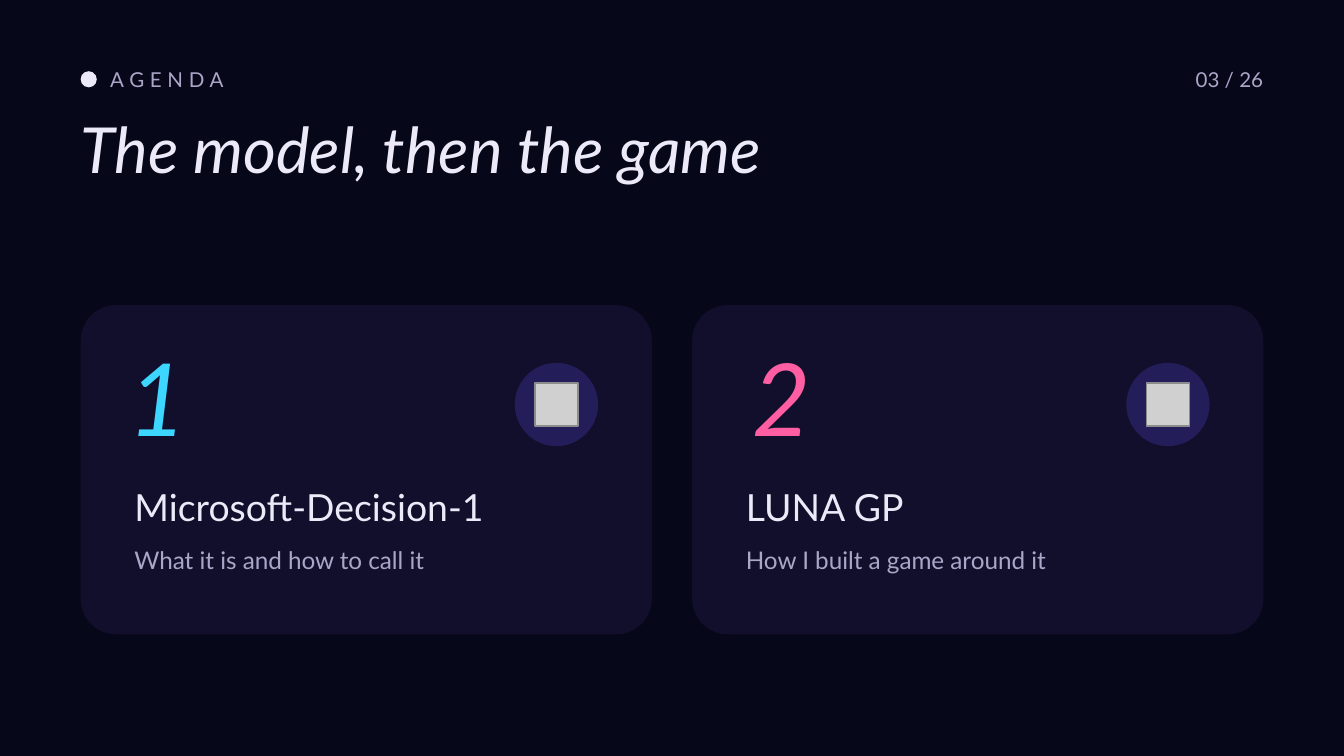
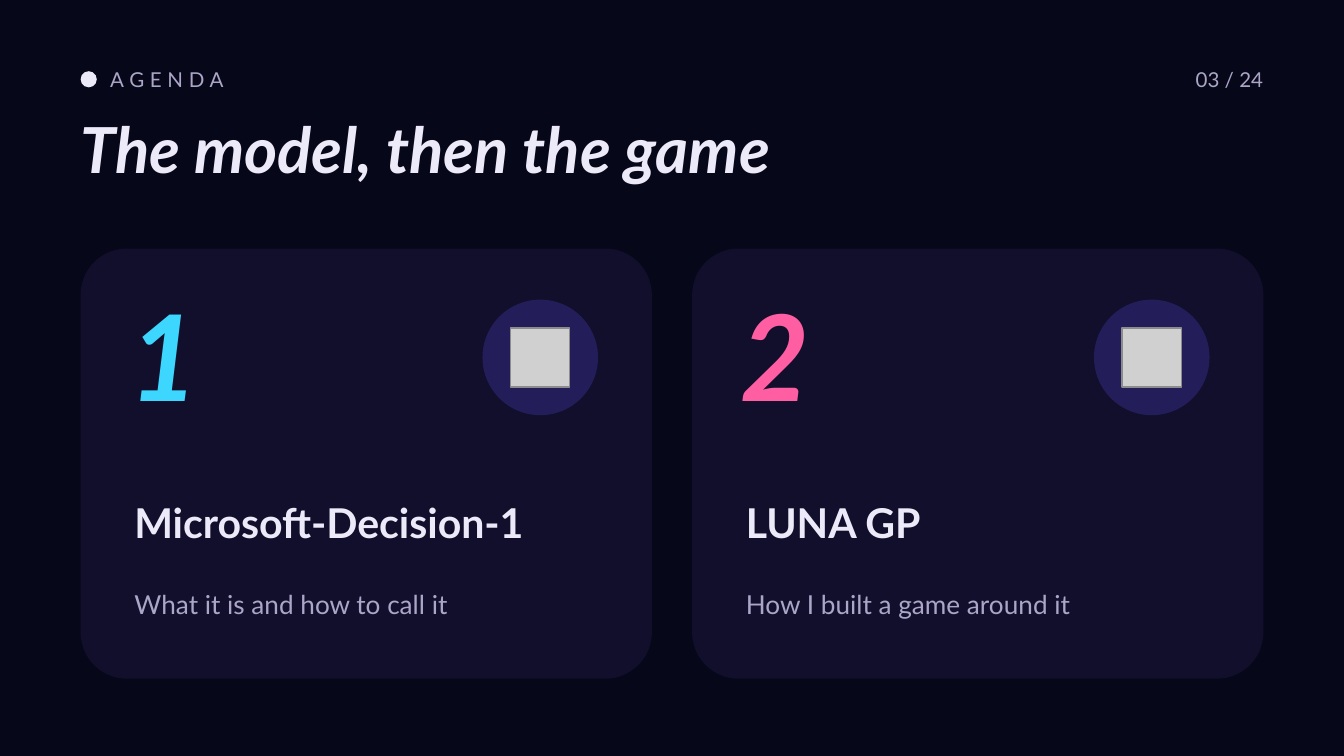
Before and after one commit to roryp/racing, a slide deck: slide 3 of docs/luna-gp-deck.pptx. Drawn at 1344x756 pixels with LibreOffice and Linux fonts; fonts in the diff are those of the drawing; grey boxes stand for pictures. Boxes give left, top, right and bottom in pixels: in the first picture for what was removed or moved away, otherwise in the second. Text is boxed around its words. In the diff, an @@ line names an element or a change of style, - is before the commit and + after.

Commit message:
Update luna-gp presentation deck with latest revisions

```diff
--- a/docs/luna-gp-deck.pptx
+++ b/docs/luna-gp-deck.pptx
@@ text at [1196,72,1263,87]: text changed @@
-03 / 26
+03 / 24
@@ text "The model, then the game" at [81,126,770,185]: bold on @@
@@ rounded rectangle: place and size @@
-rounded rectangle at [81,305,652,634]
+rounded rectangle at [81,249,652,679]
@@ rounded rectangle: place and size @@
-rounded rectangle at [692,305,1263,634]
+rounded rectangle at [692,249,1263,679]
@@ text "1" at [129,314,198,401]: size 54 to 64 pt, bold on @@
@@ text "1": place and size @@
-text "1" at [129,363,187,436]
+text "1" at [129,314,198,401]
@@ text "2": place and size @@
-text "2" at [753,363,811,436]
+text "2" at [741,313,810,401]
@@ text "2" at [741,313,810,401]: size 54 to 64 pt, bold on @@
@@ ellipse: place and size @@
-ellipse at [515,363,598,446]
+ellipse at [482,300,598,415]
@@ picture: place and size @@
-picture at [535,383,578,426]
+picture at [511,328,570,387]
@@ ellipse: place and size @@
-ellipse at [1126,363,1210,446]
+ellipse at [1094,300,1210,415]
@@ picture: place and size @@
-picture at [1146,383,1189,426]
+picture at [1122,328,1181,387]
@@ text "Microsoft-Decision-1": place and size @@
-text "Microsoft-Decision-1" at [134,493,483,522]
+text "Microsoft-Decision-1" at [134,507,523,539]
@@ text "Microsoft-Decision-1" at [134,507,523,539]: size 20 to 22 pt, bold on @@
@@ text "LUNA GP" at [746,508,920,539]: size 20 to 22 pt, bold on @@
@@ text "LUNA GP": place and size @@
-text "LUNA GP" at [746,494,904,522]
+text "LUNA GP" at [746,508,920,539]
@@ text "What it is and how ...": place and size @@
-text "What it is and how ..." at [134,551,425,569]
+text "What it is and how ..." at [134,595,448,614]
@@ text "What it is and how ..." at [134,595,448,614]: size 13 to 14 pt @@
@@ text "How I built a game ..." at [746,595,1070,619]: size 13 to 14 pt @@
@@ text "How I built a game ...": place and size @@
-text "How I built a game ..." at [746,551,1046,574]
+text "How I built a game ..." at [746,595,1070,619]
```
Also in this commit, not shown: 22 other slides changed.
